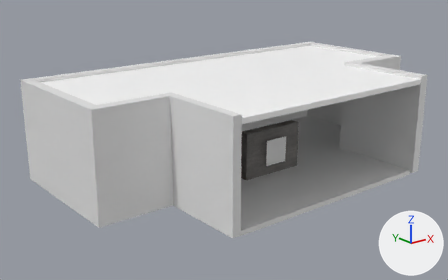
The glTF model docs/client/models/gallery.glb, before and after one commit.
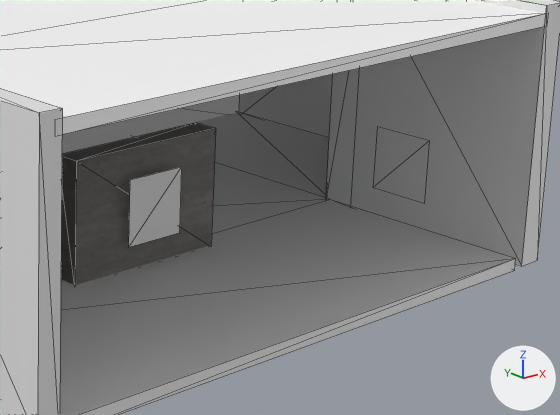
Each version is shown whole from a camera (50 mm lens) standing at (-314.0, -282.0, 168.0) and looking at (-22.0, 83.0, 22.0), then close up on the part from 49% to 95% of the width and 27% to 82% of the height. Arrows for +X, +Y and +Z are at lower right; the lights stay in place. The close-ups show mesh edges as thin lines. Where no turn or scale is listed for an object, it has been applied to the vertices.

In view in the first close-up: 'Gallery3Floor', 'Gallery3Roof', 'InsideWall', 'Slot1', 'Slot4', 'Surroundingwall'.
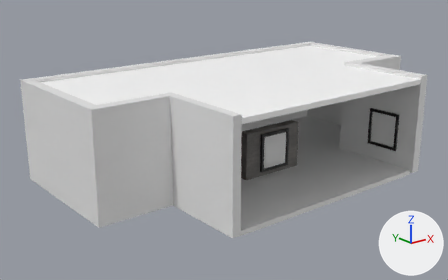
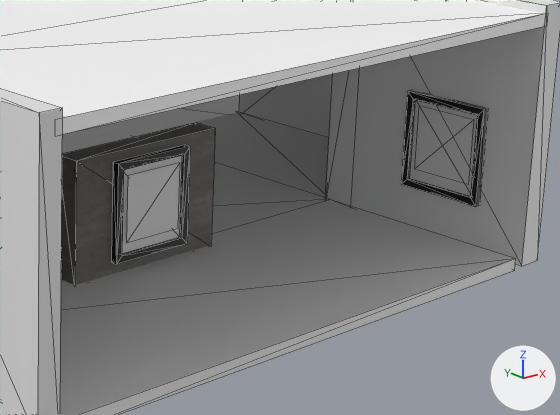
Where the change shows, as pixel boxes [x1, y1, x2, y2] in the close-ups (560 x 415 px):
'Frame1', added
    after: [112, 145, 190, 264]
    faces in mat_material_012 (black #000000): [112, 145, 190, 264]
    faces in mat_material_013 (white #e7e7e7): [122, 155, 182, 254]
'Frame1.004', added
    after: [401, 90, 487, 207]
    faces in mat_material_012 (black #000000): [401, 90, 487, 207]
    faces in mat_material_013 (white #e7e7e7): [409, 100, 478, 197]
'Slot1', moved
    before: [129, 167, 182, 247]
    after: [126, 163, 180, 243]

Edits to the bpy script that builds the scene:
```text
Add mat_material_013:
    mat_material_013 = principled_material('Material.013')
    mat_material_013.base_color = (0.8, 0.8, 0.8)  # white #e7e7e7
Add mat_material_012:
    mat_material_012 = principled_material('Material.012')
    mat_material_012.base_color = (0.0, 0.0, 0.0)  # black #000000
Add me_cube_011:
    me_cube_011.from_pydata([(1.0, -13.9, -14.9), (-1.0, -11.8, -12.7), (1.0, -13.9, 14.9), (-1.0, -11.8, 12.7), (1.0, 13.9, -14.9), (-1.0, 11.8, -12.7), (1.0, 13.9, 14.9), (-1.0, 11.8, 12.7), (-1.0, -13.9, -14.9), (-1.0, -13.9, 14.9), (-1.0, 13.9, 14.9), (-1.0, 13.9, -14.9), (0.0, -11.8, -12.7), (0.0, -11.8, 12.7), (0.0, 11.8, 12.7), (0.0, 11.8, -12.7)], [], [(0, 8, 9), (0, 9, 2), (2, 9, 10), (2, 10, 6), (6, 10, 11), (6, 11, 4), (4, 11, 8), (4, 8, 0), (2, 6, 4), (2, 4, 0), (7, 3, 13), (7, 13, 14), (1, 3, 9), (1, 9, 8), (3, 7, 10), (3, 10, 9), (7, 5, 11), (7, 11, 10), (5, 1, 8), (5, 8, 11), (5, 7, 14), (5, 14, 15), (3, 1, 12), (3, 12, 13), (1, 5, 15), (1, 15, 12), (14, 13, 12), (14, 12, 15)])
    for i in [26, 27]: me_cube_011.polygons[i].material_index = 1
    me_cube_011.materials.append(mat_material_012)  # black #000000
    me_cube_011.materials.append(mat_material_013)  # white #e7e7e7
Add me_cube_004:
    me_cube_004.from_pydata([(13.9, 1.0, -14.9), (11.8, -1.0, -12.7), (13.9, 1.0, 14.9), (11.8, -1.0, 12.7), (-13.9, 1.0, -14.9), (-11.8, -1.0, -12.7), (-13.9, 1.0, 14.9), (-11.8, -1.0, 12.7), (13.9, -1.0, -14.9), (13.9, -1.0, 14.9), (-13.9, -1.0, 14.9), (-13.9, -1.0, -14.9), (11.8, 0.0, -12.7), (11.8, 0.0, 12.7), (-11.8, 0.0, 12.7), (-11.8, 0.0, -12.7)], [], [(0, 8, 9), (0, 9, 2), (2, 9, 10), (2, 10, 6), (6, 10, 11), (6, 11, 4), (4, 11, 8), (4, 8, 0), (2, 6, 4), (2, 4, 0), (7, 3, 13), (7, 13, 14), (1, 3, 9), (1, 9, 8), (3, 7, 10), (3, 10, 9), (7, 5, 11), (7, 11, 10), (5, 1, 8), (5, 8, 11), (5, 7, 14), (5, 14, 15), (3, 1, 12), (3, 12, 13), (1, 5, 15), (1, 15, 12), (14, 13, 12), (14, 12, 15)])
    for i in [26, 27]: me_cube_004.polygons[i].material_index = 1
    me_cube_004.materials.append(mat_material_012)  # black #000000
    me_cube_004.materials.append(mat_material_013)  # white #e7e7e7
Change ob_slot1:
    ob_slot1.location: (0.0, 46.2, 17.8) -> (0.0, 47.2, 18.7)
Add ob_frame1_004:
    ob_frame1_004 = bpy.data.objects.new('Frame1.004', me_cube_011)
    ob_frame1_004.location = (87.7, 14.0, 26.6)
Add ob_frame1:
    ob_frame1 = bpy.data.objects.new('Frame1', me_cube_004)
    ob_frame1.location = (0.0, 47.9, 18.2)
```
